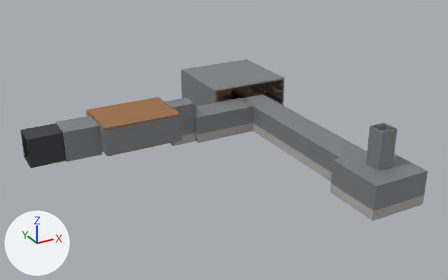
A saved change to the Blender file Blender/l3-drowned.blend.
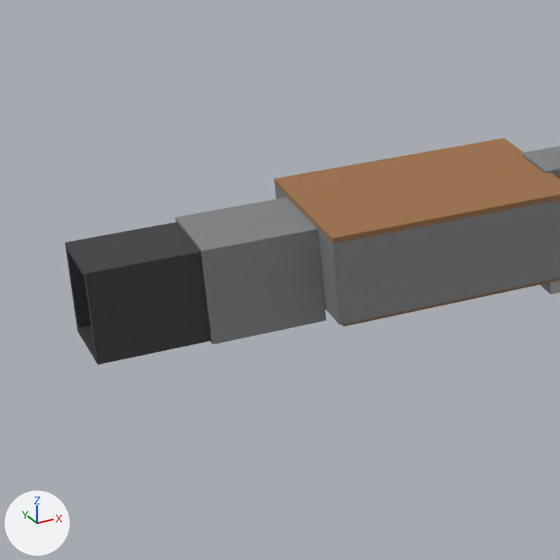
Each version appears first whole from a 50 mm lens placed at (-39.54, -40.49, 30.18), pointed at (-9.63, 13.89, 2.99), and next in a close-up on the part from 0% to 39% of the width and 19% to 82% of the height. The axes (+X, +Y, +Z) are drawn at lower left. The lights are the same throughout. The last two pictures show the newer version.

In view in the first close-up: 'L3_Lock', 'L3_Prep', 'L3_Shell'.
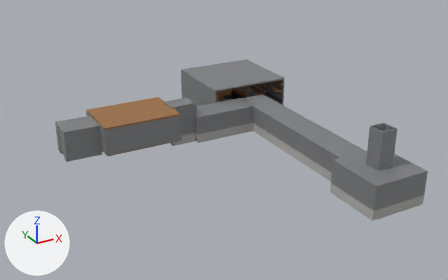
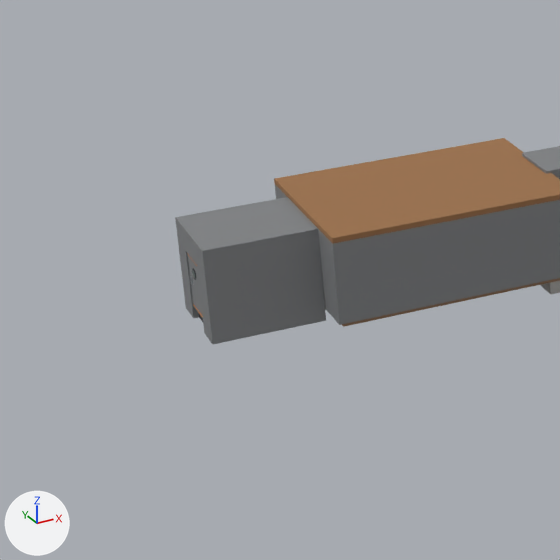
What the commit changed:
me_l3_lock is used by ob_l3_lock; location (0.0, 0.0, 0.0).
me_l3_lock had 296 vertices, 218 faces and spanned x -29.0..-21.2, y 20.8..24.2, z 1.05..4.5.
me_l3_lock now has 264 vertices, 194 faces and spans x -25.2..-21.2, y 20.8..24.2, z 1.05..4.5.
me_l3_lock part 1: the loose piece of 8 vertices spanning x -29.0..-25.2, y 21.2..23.8, z 1.1..1.3 is deleted.
me_l3_lock part 2: the loose piece of 8 vertices spanning x -29.0..-25.2, y 21.0..21.2, z 1.1..4.2 is deleted.
me_l3_lock part 3: the loose piece of 8 vertices spanning x -29.0..-25.2, y 21.0..24.0, z 4.2..4.4 is deleted.
me_l3_lock part 4: the loose piece of 8 vertices spanning x -29.0..-25.2, y 23.8..24.0, z 1.1..4.2 is deleted.

Boxes [x1, y1, x2, y2] around the edits, measured in the close-ups (560 x 560 px):
'L3_Lock', reshaped (42% narrower, 12% shorter)
    before: [65, 197, 326, 365]
    after: [175, 197, 326, 344]
part 1 of me_l3_lock, deleted
    before: [78, 325, 96, 361]
part 2 of me_l3_lock, deleted
    before: [84, 257, 211, 365]
part 3 of me_l3_lock, deleted
    before: [65, 222, 201, 279]
part 4 of me_l3_lock, deleted
    before: [66, 249, 91, 333]
